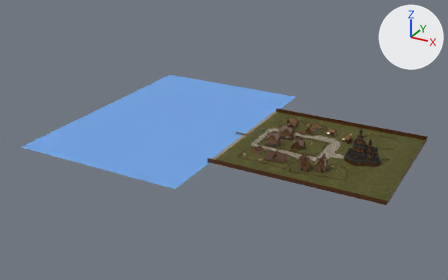
What one commit did to the Blender file Estructuras_Vikingo/Iglesia.blend.
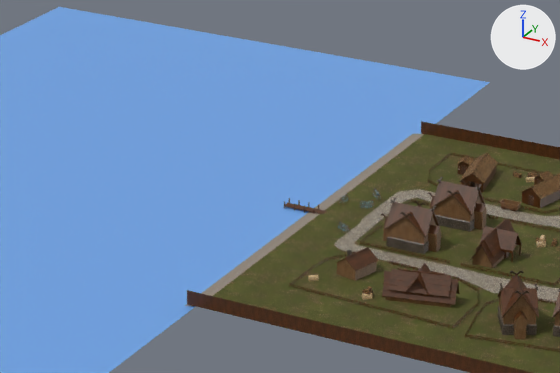
Old and new are each drawn whole from a 50 mm camera at (152.7, -368.4, 176.2) aimed at (-44.4, -10.1, -2.9) and again close up on the part from 34% to 71% of the width and 26% to 65% of the height. Lighting does not change. The marker at upper right points along +X, +Y and +Z. The first two pictures are the older version.

Objects in the first close-up: 'Agua', 'Aiuda.001', 'Arena', 'Casa_1', 'Casa_1.002', 'Casa_2.001', 'Casa_2.002', 'Casa_2.005', 'Muralla', 'Plane.042', 'Plane.081', 'Terreno' and 23 more.
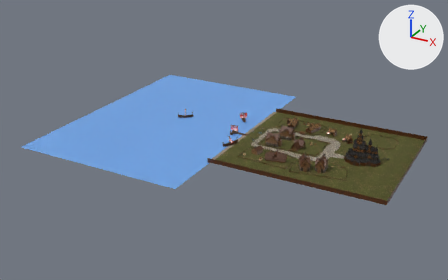
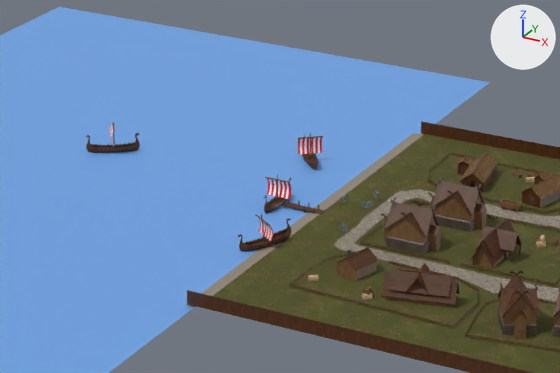
Patch to the scene script:
```diff
--- a/Estructuras_Vikingo/Iglesia.blend.py
+++ b/Estructuras_Vikingo/Iglesia.blend.py
@@ ob_cuerpo_003 @@
+ob_cuerpo_003 = bpy.data.objects.new('Cuerpo.003', me_cube_060)  # 9914 vertices, 10091 faces; spans x -10.2..10.1, y -2.0..2.0, z -0.2..12.7; in mat_tablones_001 (picture img_tablones_barco_png), mat_plata_oscuro_001 (picture img_plata_osc_jpg_001), mat_tablones_002 (picture img_tablones_osc_jpg_001)
+ob_cuerpo_003.location = (-33.4, -20.3, -0.5)
+ob_cuerpo_003.rotation_euler = (-0.00656, -0.118, 0.983)  # degrees (-0.4, -6.8, 56)
+ob_cuerpo_003.scale = (0.604, 0.726, 0.604)
@@ ob_vela_003 @@
+ob_vela_003 = bpy.data.objects.new('Vela.003', me_cylinder_059)  # 28 vertices, 15 faces; spans x -4.7..0.9, y -25.4..1.0, z -1.0..1.0; in mat_tablones_001 (picture img_tablones_barco_png), mat_tela (picture img_tela_cuad_scp_png)
+ob_vela_003.location = (-34.0, -21.1, 5.6)
+ob_vela_003.rotation_euler = (1.577, 0.118, -2.158)  # degrees (90, 6.8, -124)
+ob_vela_003.scale = (0.155, 0.155, 2.93)
@@ ob_cuerpo_002 @@
+ob_cuerpo_002 = bpy.data.objects.new('Cuerpo.002', me_cube_060.copy())
+ob_cuerpo_002.location = (-88.8, 9.4, -0.9)
+ob_cuerpo_002.rotation_euler = (0.0, 0.0, 3.759)  # degrees (0, 0, 215)
+ob_cuerpo_002.scale = (0.604, 0.726, 0.604)
@@ ob_vela_002 @@
+ob_vela_002 = bpy.data.objects.new('Vela.002', me_cylinder_059.copy())
+ob_vela_002.location = (-88.7, 9.5, 5.3)
+ob_vela_002.rotation_euler = (1.571, 0.0, 0.618)  # degrees (90, 0, 35)
+ob_vela_002.scale = (0.155, 0.155, 2.93)
@@ ob_cuerpo_001 @@
+ob_cuerpo_001 = bpy.data.objects.new('Cuerpo.001', me_cube_060.copy())
+ob_cuerpo_001.location = (-47.0, 25.5, -0.9)
+ob_cuerpo_001.rotation_euler = (0.0, 0.0, 2.262)  # degrees (0, 0, 130)
+ob_cuerpo_001.scale = (0.604, 0.726, 0.604)
@@ ob_vela_001 @@
+ob_vela_001 = bpy.data.objects.new('Vela.001', me_cylinder_059.copy())
+ob_vela_001.location = (-46.8, 25.3, 5.3)
+ob_vela_001.rotation_euler = (1.571, 0.0, -0.88)  # degrees (90, 0, -50)
+ob_vela_001.scale = (0.155, 0.155, 2.93)
@@ ob_cuerpo @@
+ob_cuerpo = bpy.data.objects.new('Cuerpo', me_cube_060.copy())
+ob_cuerpo.location = (-41.6, 0.0, -0.9)
+ob_cuerpo.rotation_euler = (0.0, 0.0, 1.571)  # degrees (0, 0, 90)
+ob_cuerpo.scale = (0.604, 0.726, 0.604)
@@ ob_vela @@
+ob_vela = bpy.data.objects.new('Vela', me_cylinder_059.copy())
+ob_vela.location = (-41.5, -0.2, 5.3)
+ob_vela.rotation_euler = (1.571, 0.0, -1.571)  # degrees (90, 0, -90)
+ob_vela.scale = (0.155, 0.155, 2.93)
```

Pixel boxes (x1, y1, x2, y2) of what changed, in the close-ups (560 x 373 px):
'Cuerpo.003', added (brown): after (238, 214, 291, 252)
    faces in mat_tablones_001 (picture img_tablones_barco_png): (238, 214, 291, 252)
'Cuerpo.002', added: after (86, 122, 140, 153)
    faces in mat_tablones_001 (picture img_tablones_barco_png): (86, 122, 140, 153)
'Vela.001', added: after (298, 136, 323, 154)
    faces in mat_tela (picture img_tela_cuad_scp_png): (298, 137, 322, 154)
'Vela', added: after (265, 177, 291, 199)
    faces in mat_tela (picture img_tela_cuad_scp_png): (267, 178, 291, 199)
'Cuerpo', added: after (264, 174, 291, 214)
    faces in mat_tablones_001 (picture img_tablones_barco_png): (264, 174, 291, 214)
'Cuerpo.001', added: after (302, 132, 318, 170)
    faces in mat_tablones_001 (picture img_tablones_barco_png): (303, 132, 318, 170)
'Vela.003', added: after (255, 214, 273, 241)
    faces in mat_tela (picture img_tela_cuad_scp_png): (259, 218, 273, 241)
'Vela.002', added: after (110, 122, 115, 147)
